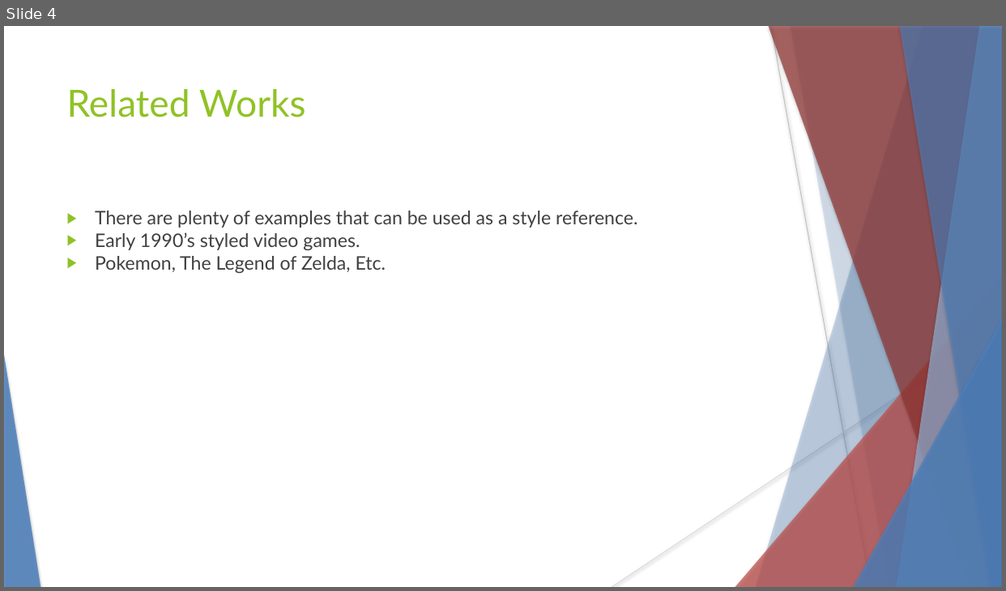
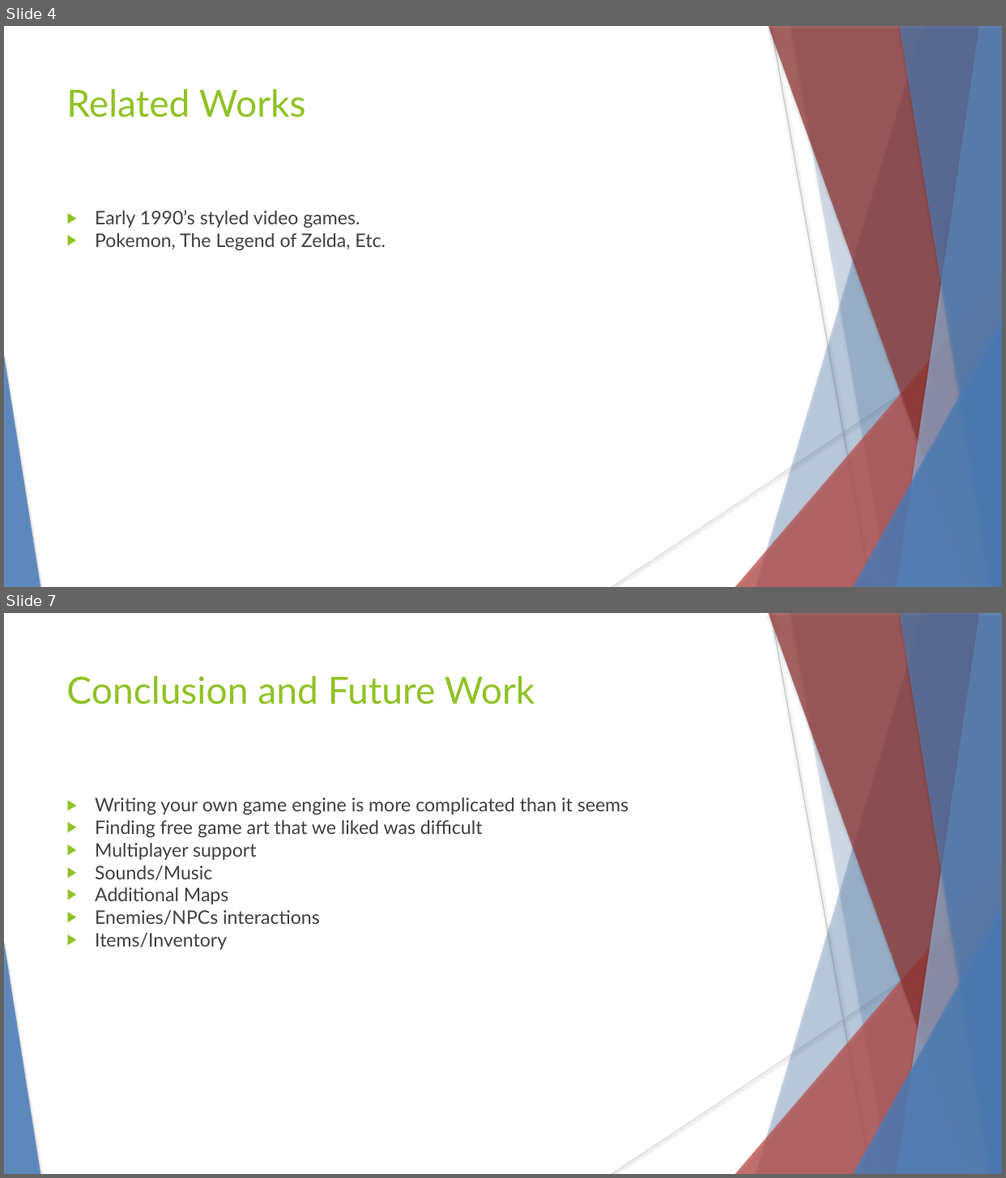
Before and after one commit to hanselrd/bubble-warrior-adventures, a slide deck: docs/presentation.pptx. Shown one above the other, each under a label of ours: slide 4 before the commit, slides 4 and 7 after it; the slides between them are not shown. The pictures are 1006x591 and 1006x1178 pixels, drawn with LibreOffice and Linux fonts; fonts in the diff are those of the drawing. Boxes give left, top, right and bottom in pixels: in the first picture for what was removed or moved away, otherwise in the second. Text is boxed around its words. In the diff, an @@ line names an element or a change of style, - is before the commit and + after.

```diff
--- a/docs/presentation.pptx
+++ b/docs/presentation.pptx
@@ slide 7 added at box(4, 613, 1002, 1174), background #FFFFFF; not listed: 10 template elements that a slide beside it also shows @@
@@ text added at box(66, 676, 535, 705), 36 pt, text #90C226 @@
+Conclusion and Future Work
@@ text added at box(95, 798, 629, 950), 18 pt, text #404040 @@
+▶ Writing your own game engine is more complicated than it seems
+▶ Finding free game art that we liked was difficult
+▶ Multiplayer support
+▶ Sounds/Music
+▶ Additional Maps
+▶ Enemies/NPCs interactions
+▶ Items/Inventory
@@ slide 4 changed as well @@
@@ text at box(95, 211, 637, 228): paragraph removed @@
-▶ There are plenty of examples that can be used as a style reference.
```
Also in this commit, not shown: 4 other slides changed, 2 other slides added, 2 slides removed.
